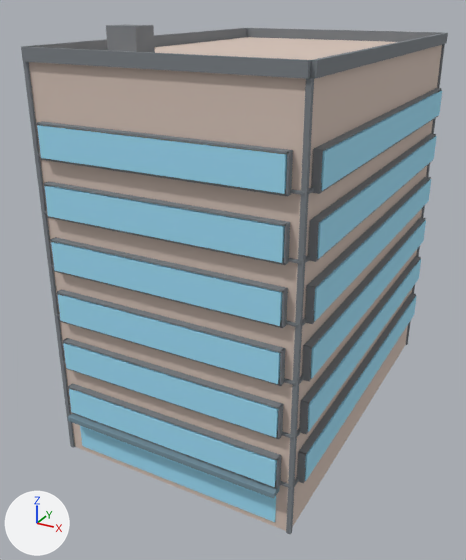
Before and after pictures for a commit that changed the glTF model public/buildings/lot_2x3.glb.
One viewpoint serves both versions: a 50 mm lens placed at (24.2, -23.6, 25.3), pointed at (6.2, 9.0, 9.0). Lighting does not change. The marker at lower left points along +X, +Y and +Z. The older version comes first.

The first picture shows 'lot_2x3'.
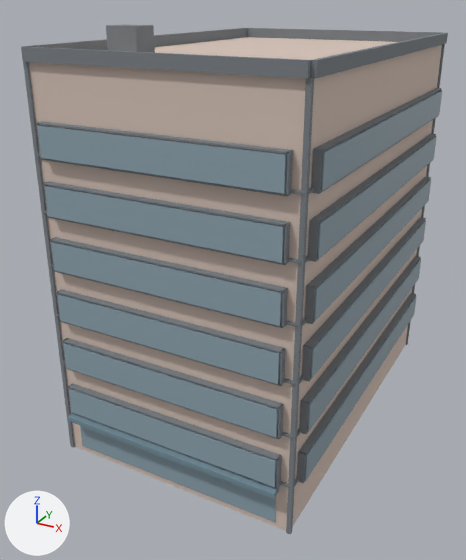
Location of each change, (x1, y1, x2, y2) in pixels of the pictures (466 x 560 px):
'lot_2x3', recoloured (darker): (34, 88, 442, 525) in both

What the commit changed:
Material 'lot_2x3_glass' (mat_lot_2x3_glass) changes colour from cyan #a0e1f9 to greyish blue #90a6b1; in linear values from (0.35, 0.75, 0.95) to (0.28, 0.38, 0.44).
